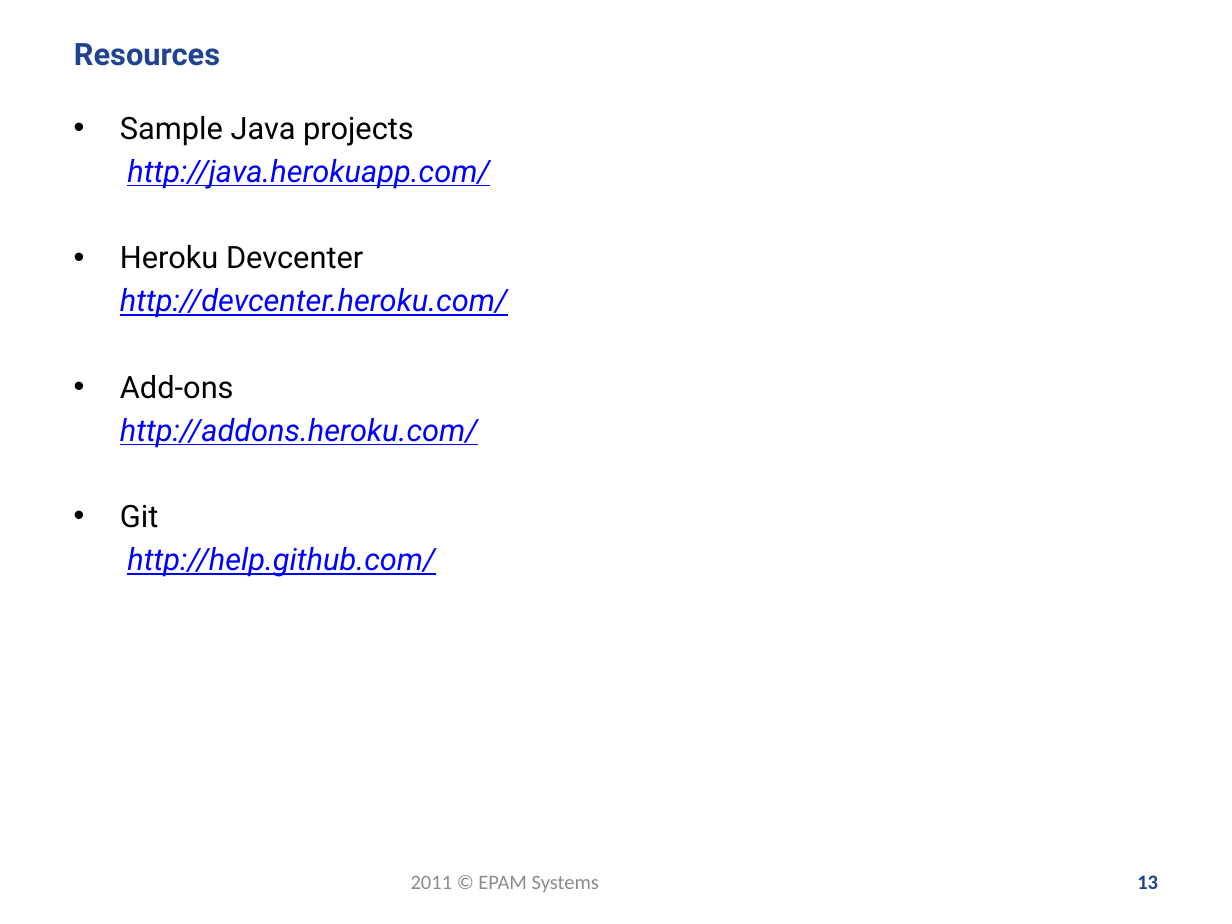
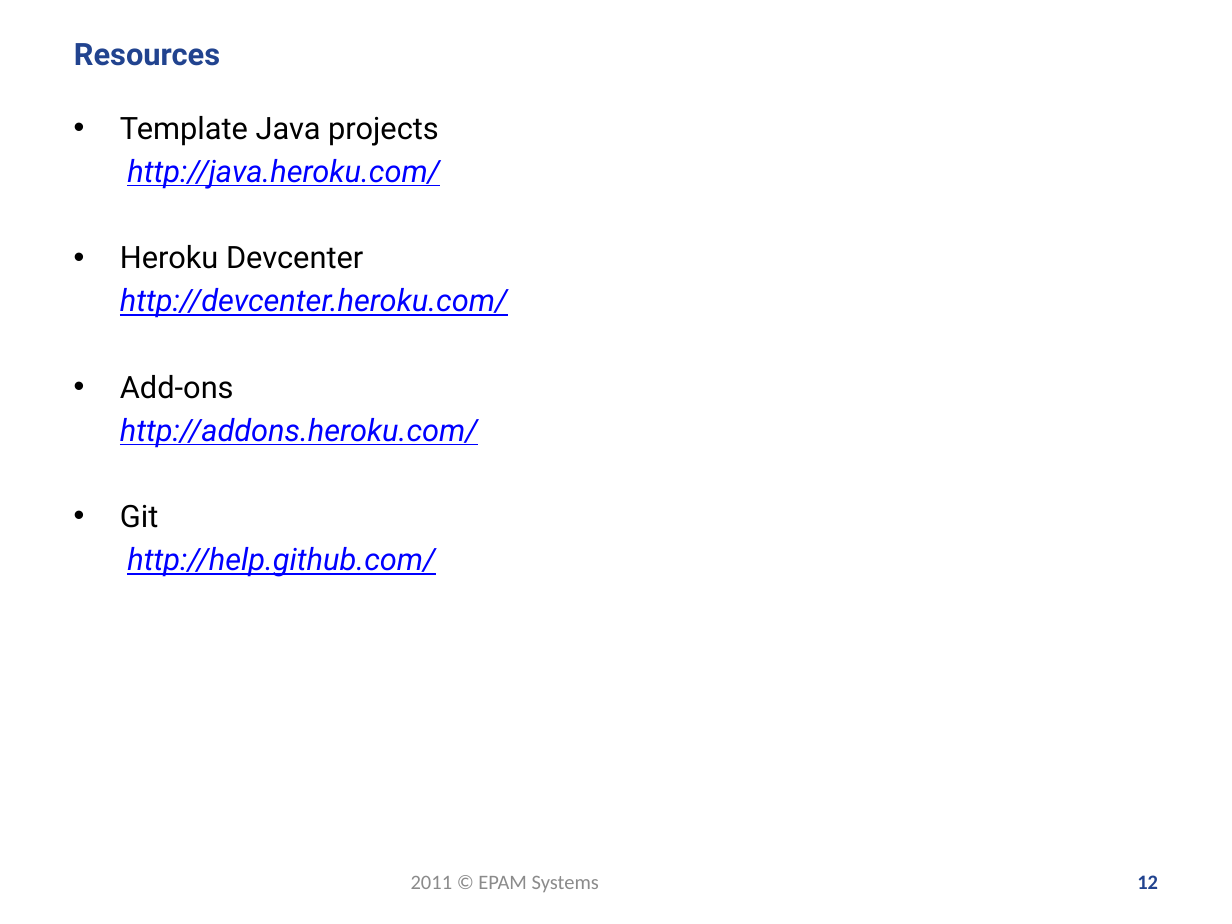
Before and after one commit to zgorbe/Heroku-HelloWorld, a slide deck: slide 12 of Heroku - meetup.pptx (slide 13 before the commit). Drawn at 1232x924 pixels with LibreOffice and Linux fonts; fonts in the diff are those of the drawing; background and template pictures are left out. Boxes give left, top, right and bottom in pixels: in the first picture for what was removed or moved away, otherwise in the second. Text is boxed around its words. In the diff, an @@ line names an element or a change of style, - is before the commit and + after.

```diff
--- a/Heroku - meetup.pptx
+++ b/Heroku - meetup.pptx
@@ text at (120, 116, 440, 189): text changed @@
-• Sample Java projects
-  http://java.herokuapp.com/
+• Template Java projects
+  http://java.heroku.com/
@@ page number at (1137, 875, 1158, 889): text changed @@
-13
+12
```
Also in this commit, not shown: 1 slide removed.
